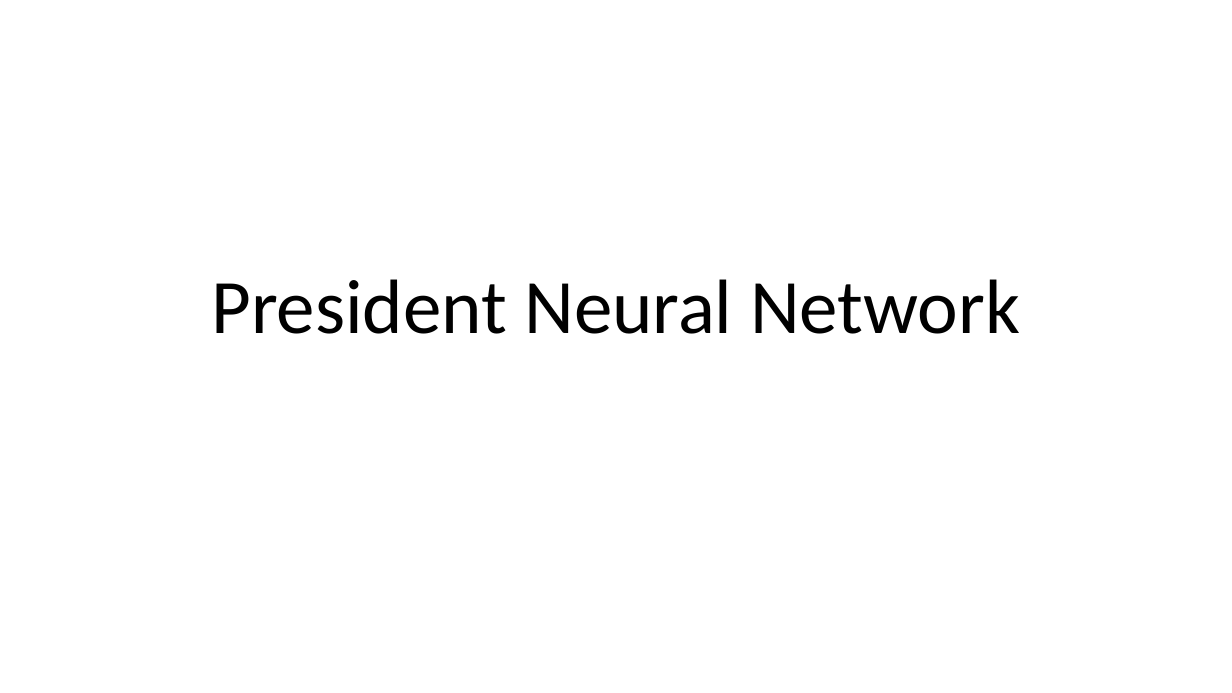
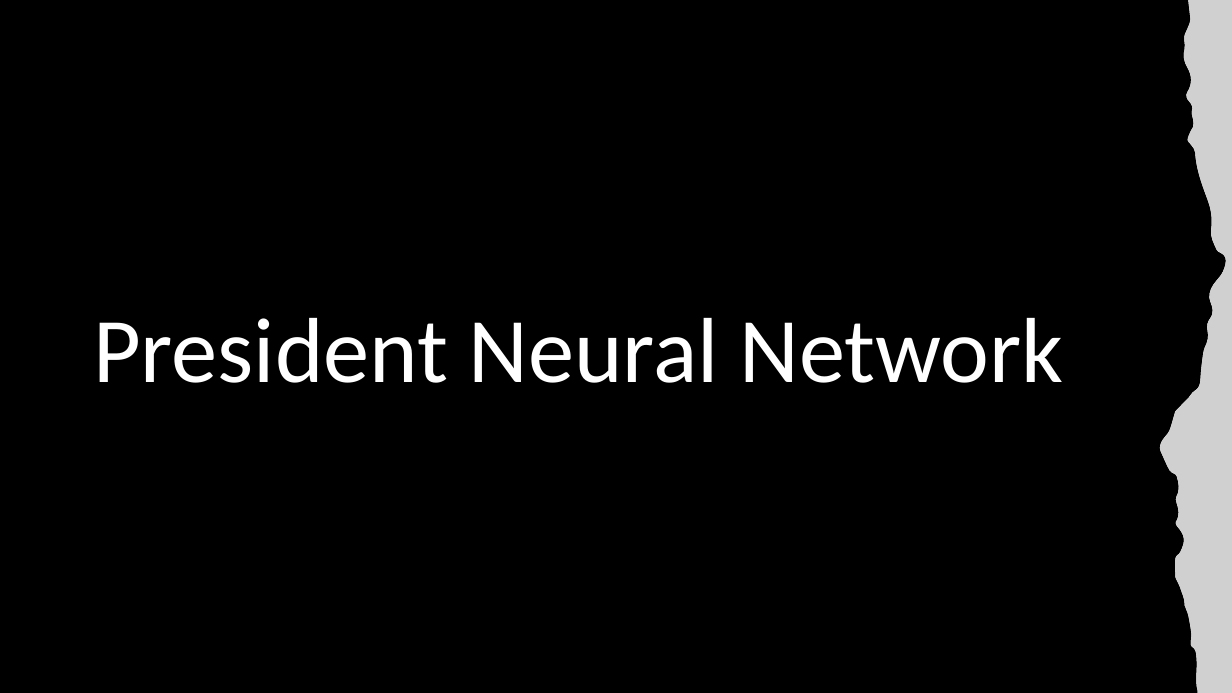
Before and after one commit to DawsonTheroux/PresidentAI, a slide deck: slide 6 of ProjectDemo.pptx (slide 5 before the commit). Drawn at 1232x693 pixels with LibreOffice and Linux fonts; fonts in the diff are those of the drawing; grey boxes stand for pictures. Boxes give left, top, right and bottom in pixels: in the first picture for what was removed or moved away, otherwise in the second. Text is boxed around its words. In the diff, an @@ line names an element or a change of style, - is before the commit and + after.

```diff
--- a/ProjectDemo.pptx
+++ b/ProjectDemo.pptx
@@ rectangle added at (x1=0, y1=0, x2=1232, y2=693), fill #000000 @@
@@ freeform shape added at (x1=1160, y1=0, x2=1232, y2=693), fill #FFFFFF @@
@@ picture added at (x1=1160, y1=0, x2=1232, y2=693) @@
@@ title "President Neural Network" moved from (x1=211, y1=279, x2=1020, y2=334) to (x1=93, y1=318, x2=1064, y2=383) @@
@@ title "President Neural Network" at (x1=93, y1=318, x2=1064, y2=383): size 60 to 72 pt, text colour #000000 to #FFFFFF; alignment centre to left @@
```
Also in this commit, not shown: 4 other slides changed, 3 slides added, 2 slides removed.
